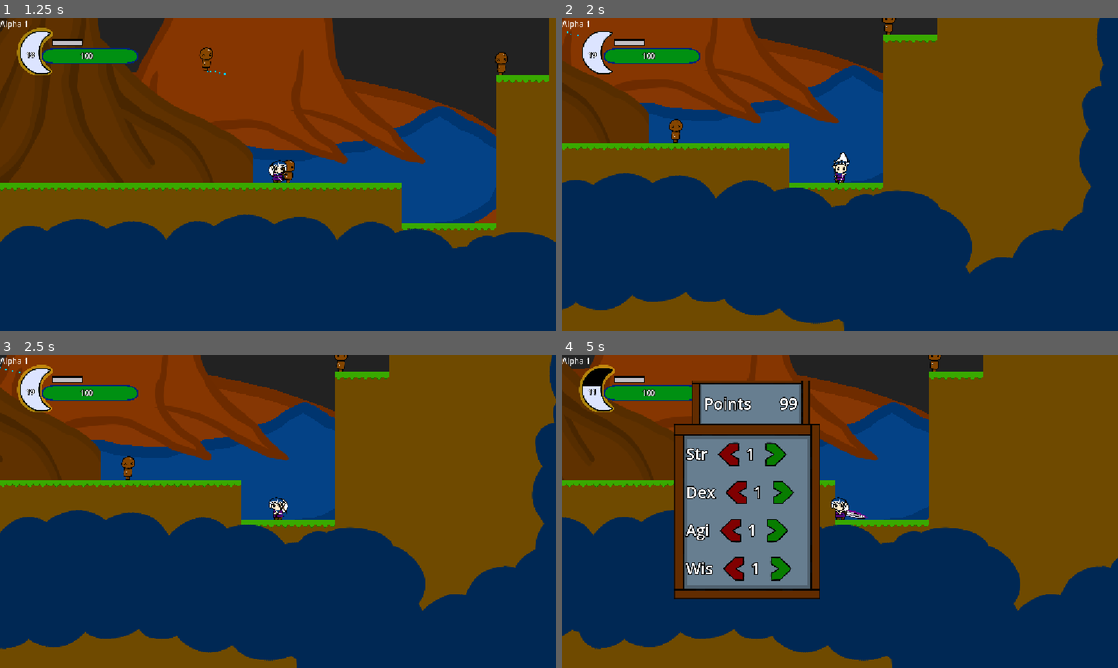
Above: before the commit, frames 1-4 (two rows, left to right).
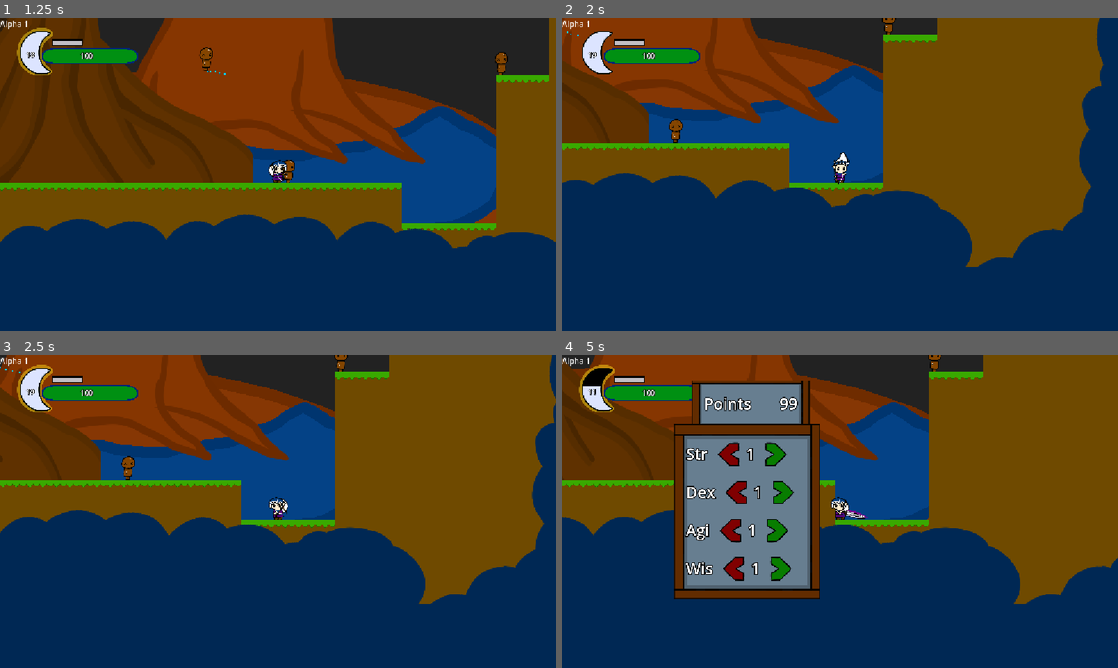
Above: after the commit, the same moments.

Repository: Nelinnia/azure-leaf-forest
Game: Godot game, scene res://Levels/testing_level.tscn
The game is run twice, just before and just after one commit, with the same random seed, the same clock (stepped at 60 frames per second) and the same inputs.
Inputs (mouse positions are in pixels of both pictures, inside the frame that each line leads up to):
- Up to frame 1 (1.25 s): move the mouse to (400, 158) at 0.52 s; press the mouse at (400, 158) at 0.53 s; hold D (move_right) from 0.53 s (still down); tap Space (jump) at 0.77 s; tap Q (magic) at 0.8 s
- Up to frame 2 (2 s): keep holding D (move_right); move the mouse to (728, 190) at 1.27 s; release the mouse at (728, 190) at 1.28 s; tap Q (magic) at 1.35 s; tap Space (jump) at 1.52 s; click (728, 190) at 1.55 s
- Up to frame 3 (2.5 s): move the mouse to (333, 442) at 2.02 s; release D (move_right) at 2.03 s; press the mouse at (333, 442) at 2.03 s; hold A (move_left) from 2.03 s (still down); tap Q (magic) at 2.3 s
- Up to frame 4 (5 s): move the mouse to (812, 574) at 2.77 s; release A (move_left) at 2.78 s; release the mouse at (812, 574) at 2.78 s; hold D (move_right) 2.78-4.28 s; tap Q (magic) at 2.85 s; tap Space (jump) at 3.02, 3.77, 4.52 s; click (812, 574) at 3.05 s; move the mouse to (1006, 558) at 3.52 s; hold Q (magic) 3.53-4.28 s; tap P (stat_panel) at 3.6 s; move the mouse to (673, 464) at 4.27 s; hold A (move_left) from 4.28 s (still down); tap Tab (weapon_swap) at 4.35 s; click (673, 464) at 4.55 s

Frame 1 is identical in both runs. In frame 2, 3.7% of the frame differs, in the area x 0-75%, y 79-100%; in frame 3, 3.9%; in frame 4, 4.5%, in the area x 0-84%, y 79-100%.

Commit message:
fishing loot table added

Diff:
--- a/Editor/Fishing Area/FishingArea.gd
+++ b/Editor/Fishing Area/FishingArea.gd
@@ -1,3 +1,4 @@
+@icon("res://Editor/Fishing Area/Fishing_Area_Icon.png")
 class_name FishingArea
 extends Area2D
 
--- a/Editor/Fishing Area/lure_area.gd
+++ b/Editor/Fishing Area/lure_area.gd
@@ -1,3 +1,4 @@
+@icon("res://Editor/LureArea/Lure_Area_Icon.png")
 class_name LureArea
 extends Area2D
 
--- /dev/null
+++ b/Items/Fish/Amethyst_Shell/Amethyst_Shell.tres
@@ -0,0 +1,11 @@
+[gd_resource type="Resource" script_class="FishItem" format=3 uid="uid://dgtv2aduba4s2"]
+
+[ext_resource type="Texture2D" uid="uid://cdqcd2is8tec1" path="res://Items/Fish/Amethyst_Shell/Amethyst_Shell.png" id="1_2n58j"]
+[ext_resource type="Script" uid="uid://dc42u6nhx3tis" path="res://Items/Fish/Fish_Item.gd" id="1_fw84d"]
+
+[resource]
+script = ExtResource("1_fw84d")
+xp_reward = 15
+item_name = "Amethyst Shell"
+item_texture = ExtResource("1_2n58j")
+metadata/_custom_type_script = "uid://dc42u6nhx3tis"
--- a/Items/Fish/Elephant_Fish/Elephant_Fish.tres
+++ b/Items/Fish/Elephant_Fish/Elephant_Fish.tres
@@ -5,6 +5,8 @@
 
 [resource]
 script = ExtResource("2_xutud")
+catch_chance = 2.0
+xp_reward = 5
 item_name = "Elephant Fish"
 item_texture = ExtResource("1_j8io2")
 metadata/_custom_type_script = "uid://dc42u6nhx3tis"
--- a/Items/Fish/Fish_Item.gd
+++ b/Items/Fish/Fish_Item.gd
@@ -2,3 +2,8 @@
 extends Item
 
 @export var catch_chance :float= 1.0
+@export var xp_reward :int= 1
+
+
+func on_acquired(player: Player) -> void:
+	PlayerStats.add_xp(xp_reward)
--- a/Items/Item.gd
+++ b/Items/Item.gd
@@ -4,3 +4,8 @@
 
 @export var item_name := ""
 @export var item_texture :Texture2D = null
+
+
+
+func on_acquired(player: Player) -> void:
+	pass
--- a/Levels/Art/Effects/Water/Splash/splash_anim.tscn
+++ b/Levels/Art/Effects/Water/Splash/splash_anim.tscn
@@ -36,6 +36,7 @@
 }]
 
 [node name="Splash" type="Node2D" unique_id=1259797912]
+scale = Vector2(0.5, 0.5)
 script = ExtResource("1_85dok")
 
 [node name="SplashAudio" type="AudioStreamPlayer2D" parent="." unique_id=1974042063]
--- a/Levels/testing_level.tscn
+++ b/Levels/testing_level.tscn
@@ -2,6 +2,7 @@
 
 [ext_resource type="TileSet" uid="uid://cp4uneprfpr7i" path="res://Levels/TileMaps/Test/test_tiles.tres" id="1_2jkhj"]
 [ext_resource type="PackedScene" uid="uid://dtachfi1i0cp4" path="res://Player/player.tscn" id="1_xaao8"]
+[ext_resource type="Texture2D" uid="uid://be3k18cv3p3fm" path="res://Levels/Art/Foliage/Border_Block_01.png" id="2_fidev"]
 [ext_resource type="Texture2D" uid="uid://pffmern3qb4d" path="res://Levels/Art/Foliage/Forground_Blue_Leaves_01.png" id="2_tb27h"]
 [ext_resource type="PackedScene" uid="uid://bbx1yqurtxbim" path="res://User Interface/player_ui.tscn" id="3_eaqdo"]
 [ext_resource type="Script" uid="uid://cb43hthlc2xv4" path="res://Player/player_camera.gd" id="3_fjab3"]
@@ -23,6 +24,9 @@
 [ext_resource type="Texture2D" uid="uid://ckrsklpwnv4la" path="res://Levels/Art/Effects/Water/wave_texture.png" id="20_ge3ai"]
 [ext_resource type="Script" uid="uid://b5s2rcr5ygjcw" path="res://Editor/Fishing Area/FishingArea.gd" id="21_slkrf"]
 [ext_resource type="Script" uid="uid://dvw12t57g7rpi" path="res://Editor/Fishing Area/lure_area.gd" id="23_ge3ai"]
+[ext_resource type="Script" uid="uid://dc42u6nhx3tis" path="res://Items/Fish/Fish_Item.gd" id="24_f30kk"]
+[ext_resource type="Resource" uid="uid://d070ss61n4et4" path="res://Items/Fish/Elephant_Fish/Elephant_Fish.tres" id="25_fidev"]
+[ext_resource type="Resource" uid="uid://dgtv2aduba4s2" path="res://Items/Fish/Amethyst_Shell/Amethyst_Shell.tres" id="27_um4e2"]
 
 [sub_resource type="Curve2D" id="Curve2D_7vwpx"]
 _data = {
@@ -180,6 +184,44 @@
 
 [node name="BorderSquares" type="Node2D" parent="Forground1" unique_id=1170636573]
 
+[node name="Sprite2D" type="Sprite2D" parent="Forground1/BorderSquares" unique_id=446654181]
+position = Vector2(142, -2242)
+texture = ExtResource("2_fidev")
+
+[node name="Sprite2D2" type="Sprite2D" parent="Forground1/BorderSquares" unique_id=2013535431]
+position = Vector2(147, 901)
+texture = ExtResource("2_fidev")
+
+[node name="Sprite2D3" type="Sprite2D" parent="Forground1/BorderSquares" unique_id=170134274]
+position = Vector2(2021, -602)
+rotation = 1.5707964
+texture = ExtResource("2_fidev")
+
+[node name="Sprite2D4" type="Sprite2D" parent="Forground1/BorderSquares" unique_id=1462334902]
+position = Vector2(-1853, -728)
+rotation = 1.5707964
+texture = ExtResource("2_fidev")
+
+[node name="Sprite2D5" type="Sprite2D" parent="Forground1/BorderSquares" unique_id=99927439]
+position = Vector2(-1486, 471)
+rotation = 0.9569341
+texture = ExtResource("2_fidev")
+
+[node name="Sprite2D6" type="Sprite2D" parent="Forground1/BorderSquares" unique_id=1156151452]
+position = Vector2(1804, 623.99976)
+rotation = -0.85224473
+texture = ExtResource("2_fidev")
+
+[node name="Sprite2D7" type="Sprite2D" parent="Forground1/BorderSquares" unique_id=673103907]
+position = Vector2(1688, -1932.9999)
+rotation = -2.6052582
+texture = ExtResource("2_fidev")
+
+[node name="Sprite2D8" type="Sprite2D" parent="Forground1/BorderSquares" unique_id=626125286]
+position = Vector2(-1546.9999, -1988)
+rotation = -4.0258975
+texture = ExtResource("2_fidev")
+
 [node name="TileMapLayer" type="TileMapLayer" parent="." unique_id=1533126203]
 tile_map_data = PackedByteArray("AAD5/wAAAAAAAAAAAAD6/wAAAAAAAAAAAAD7/wAAAAAAAAAAAAD8/wAAAAAAAAAAAAD9/wAAAAAAAAAAAAD+/w …(35808 unchanged characters)…
 tile_set = ExtResource("1_2jkhj")
@@ -374,6 +416,8 @@
 collision_layer = 16
 collision_mask = 24
 script = ExtResource("23_ge3ai")
+fish_pool = Array[ExtResource("24_f30kk")]([ExtResource("25_fidev"), ExtResource("27_um4e2")])
+fish_remaining = 99
 
 [node name="CollisionShape2D" type="CollisionShape2D" parent="Water/LureArea" unique_id=93623514]
 position = Vector2(160, 77)
--- a/Player/Weapons/Fishing Rod/lure.gd
+++ b/Player/Weapons/Fishing Rod/lure.gd
@@ -3,8 +3,11 @@
 
 signal reeled_in
 
+@onready var player :Player= null
+
 @onready var bite_check_timer: Timer = $BiteCheckTimer
 @onready var react_timer: Timer = $ReactTimer
+@onready var fish_marker: Marker2D = $FishMarker
 
 @onready var animation_player: AnimationPlayer = $AnimationPlayer
 
@@ -20,9 +23,10 @@
 
 const GRAVITY :float= 800.0
 const BITE_CHANCE :float= 0.2
-const REACT_TIME :float= 1
+const REACT_TIME :float= 2.0
 
 var state :Lure_State= Lure_State.CASTING
+var current_area :LureArea= null
 var velocity :Vector2= Vector2.ZERO
 
 
@@ -44,6 +48,7 @@
 
 func _on_area_entered(area: Area2D) -> void:
 	if state == Lure_State.CASTING and area is LureArea:
+		current_area = area
 		_land_in_water()
 
 
@@ -72,10 +77,10 @@
 		return
 	if randf() < BITE_CHANCE:
 		state = Lure_State.BITING
+		animation_player.play("bob")
 		react_timer.wait_time = REACT_TIME
 		react_timer.start()
 	else:
-		animation_player.play("bob")
 		_start_wait_timer()
 
 func _on_react_timeout() -> void:
@@ -85,18 +90,40 @@
 	_start_wait_timer()
 
 
-func reel_in() -> void:
+const REEL_DURATION :float= 0.3
+func reel_in(target_pos: Vector2) -> void:
 	if state == Lure_State.REELING:
 		return
 
 	var caught_fish := state == Lure_State.BITING #snapshot check (future learning)
+	print("fish caught ", caught_fish)
 
 	state = Lure_State.REELING
 	bite_check_timer.stop()
 	react_timer.stop()
 
-	if caught_fish:
+	if caught_fish and current_area:
 		pass
+		var fish := current_area.catch()
+		print("caught fish ", fish)
+		if fish:
+			_caught_fish(fish)
 
+	var tween := create_tween()
+	tween.tween_property(self, "global_position", target_pos, REEL_DURATION)
+	tween.tween_callback(_reel_finished)
+
+
+
+
+func _caught_fish(fish: FishItem) -> void:
+	print("showing fish, ", fish.item_texture)
+	var sprite := Sprite2D.new()
+	sprite.texture = fish.item_texture
+	fish_marker.add_child(sprite)
+	fish.on_acquired(player)
+
+
+func _reel_finished() -> void:
 	reeled_in.emit()
 	queue_free()
--- a/Player/Weapons/Fishing Rod/lure.tscn
+++ b/Player/Weapons/Fishing Rod/lure.tscn
@@ -49,7 +49,7 @@
 script = ExtResource("1_kytn1")
 
 [node name="CollisionShape2D" type="CollisionShape2D" parent="." unique_id=328979319]
-position = Vector2(-1, -12)
+position = Vector2(1, 0)
 shape = SubResource("RectangleShape2D_nq3hm")
 
 [node name="LureSprite" type="Sprite2D" parent="." unique_id=932398328]
@@ -62,3 +62,6 @@
 
 [node name="AnimationPlayer" type="AnimationPlayer" parent="." unique_id=1351335918]
 libraries/ = SubResource("AnimationLibrary_vbpkb")
+
+[node name="FishMarker" type="Marker2D" parent="." unique_id=757518944]
+position = Vector2(12, 24)
--- a/Player/fishing_rod.gd
+++ b/Player/fishing_rod.gd
@@ -33,7 +33,7 @@
 		attack_animation_player.play("Casting")
 		_cast_lure()
 	else:
-		current_lure.reel_in()
+		current_lure.reel_in(line_marker.global_position)
 
 #spawns line between lure and pole
 func _update_fishing_line() -> void:
--- a/Player/weapon_magic.gd
+++ b/Player/weapon_magic.gd
@@ -3,6 +3,7 @@
 
 
 
+@onready var poison_anim: AnimatedSprite2D = $"../Visuals/Weapon/WeaponMarker/Sword/PoisonAnim"
 
 
 
@@ -10,6 +11,8 @@
 func _input(event: InputEvent) -> void:
 	if event.is_action_pressed("magic"):
 		PlayerStats.set_magic_active(!PlayerStats.is_magic_active)
+		if poison_anim.visible: # poison would stay on if magic was manually turned off
+			poison_anim.visible = false
 
 
 
--- a/Player/weapon_sword.gd
+++ b/Player/weapon_sword.gd
@@ -48,6 +48,7 @@
 		else:
 			PlayerStats.set_magic_active(false)
 			poison_anim.visible = false
+
 	_get_charge_time()
 	charge_timer.start()
 	player.attack_animation_player.play("sword_swing_charge")
Binary file added: Items/Fish/Amethyst_Shell/Amethyst_Shell.png
Not shown, added: Items/Fish/Amethyst_Shell/Amethyst_Shell.png.import
Binary file changed: Items/Fish/Elephant_Fish/Elephant_Fish.png
Binary file added: Levels/Art/Foliage/Border_Block_01.png
Not shown, added: Levels/Art/Foliage/Border_Block_01.png.import
Not shown: 2 places in Levels/testing_level.tscn that only renumber resources
